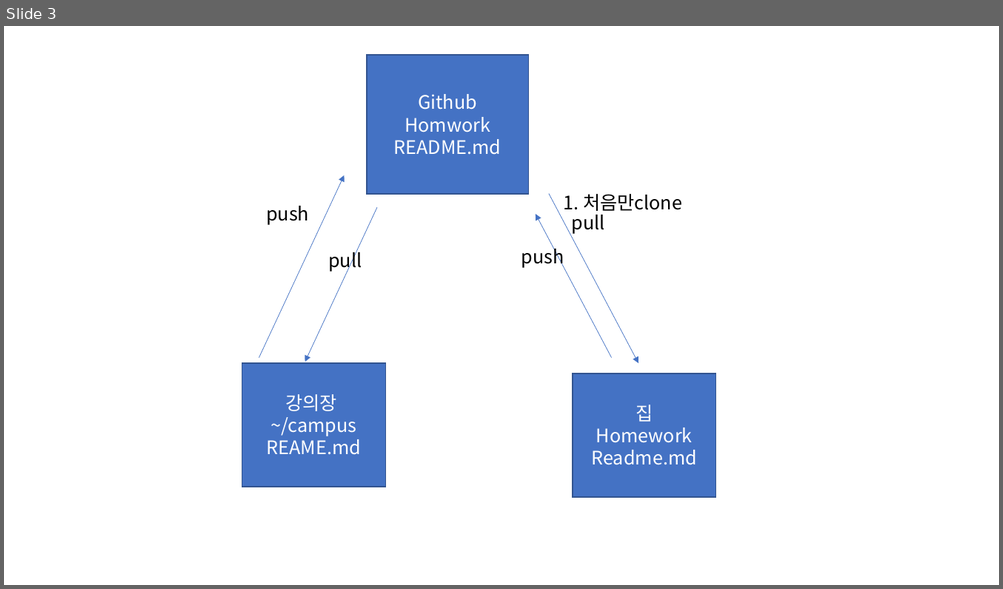
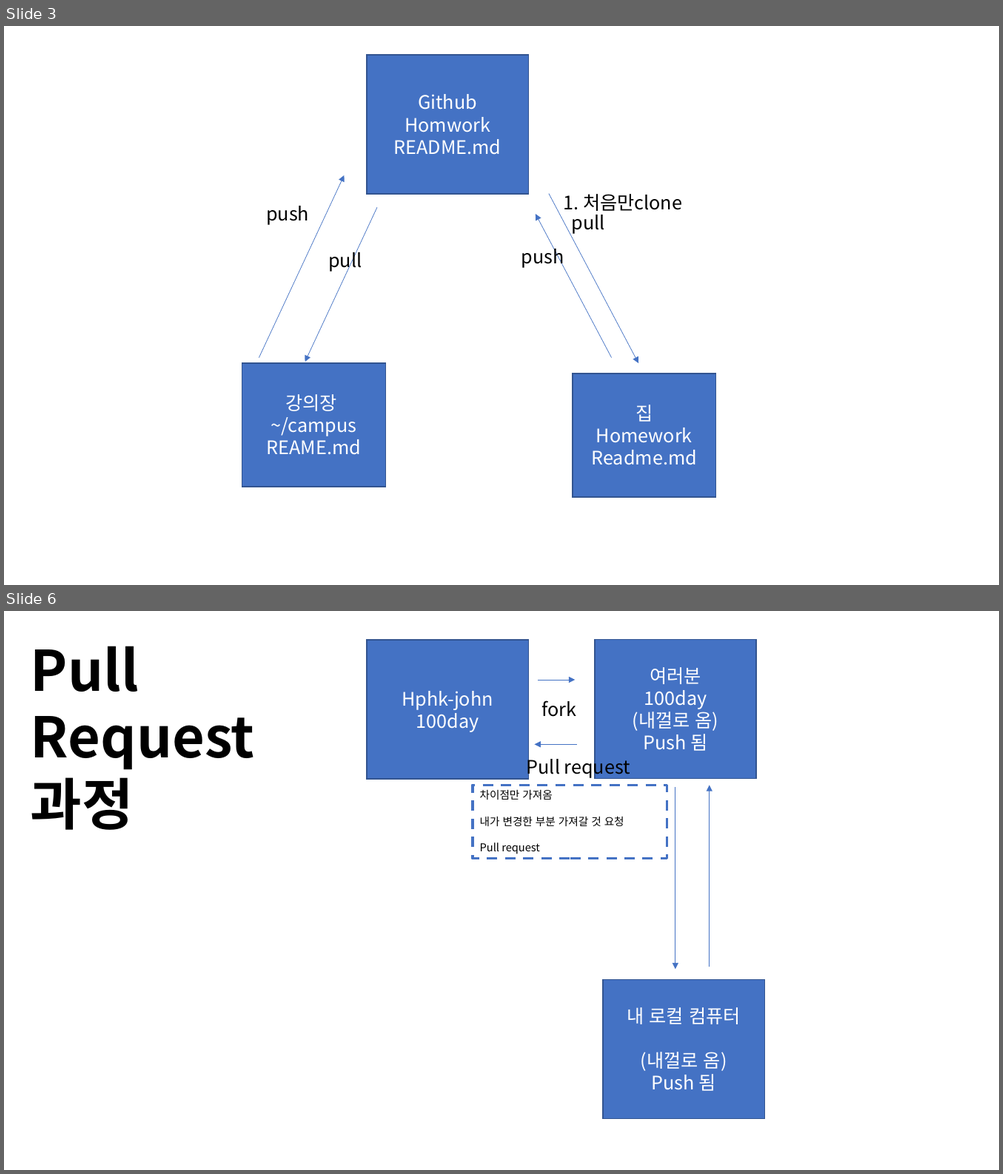
Before and after one commit to adak0102/Githubnote, a slide deck: 프레젠테이션1.pptx. Shown one above the other, each under a label of ours: slide 3 before the commit, slides 3 and 6 after it; the slides between them are not shown. The pictures are 1003x589 and 1003x1174 pixels, drawn with LibreOffice and Linux fonts; fonts in the diff are those of the drawing. Boxes give left, top, right and bottom in pixels: in the first picture for what was removed or moved away, otherwise in the second. Text is boxed around its words. In the diff, an @@ line names an element or a change of style, - is before the commit and + after.

```diff
--- a/프레젠테이션1.pptx
+++ b/프레젠테이션1.pptx
@@ slide 6 added at [4, 611, 999, 1170], background #FFFFFF @@
@@ text added at [31, 646, 255, 830], 54 pt, text #000000, bold @@
+Pull Request 과정
@@ rectangle added at [367, 640, 529, 780], fill #4472C4, outline #325491 1 pt, 18 pt, text #FFFFFF @@
+Hphk-john
+100day
@@ rectangle added at [595, 639, 757, 779], fill #4472C4, outline #325491 1 pt, 18 pt, text #FFFFFF @@
+여러분
+100day
+(내껄로 옴)
+Push 됨
@@ arrow added from (538, 680) to (575, 680), #4472C4 0.5 pt @@
@@ text added at [541, 701, 576, 717], 18 pt, text #000000 @@
+fork
@@ text added at [526, 755, 630, 778], 18 pt, text #000000 @@
+Pull request
@@ arrow added from (576, 744) to (535, 744), #4472C4 0.5 pt @@
@@ rectangle added at [472, 785, 667, 858], outline #4472C4 2.5 pt dashed, 10.5 pt, text #000000 @@
+차이점만 가져옴
+내가 변경한 부분 가져갈 것 요청
+Pull request
@@ arrow added from (675, 787) to (675, 969), #4472C4 0.5 pt @@
@@ arrow added from (709, 968) to (709, 785), #4472C4 0.5 pt @@
@@ rectangle added at [603, 980, 765, 1120], fill #4472C4, outline #325491 1 pt, 18 pt, text #FFFFFF @@
+내 로컬 컴퓨터
+(내껄로 옴)
+Push 됨
```
Also in this commit, not shown: 9 other slides added, 3 other files.
